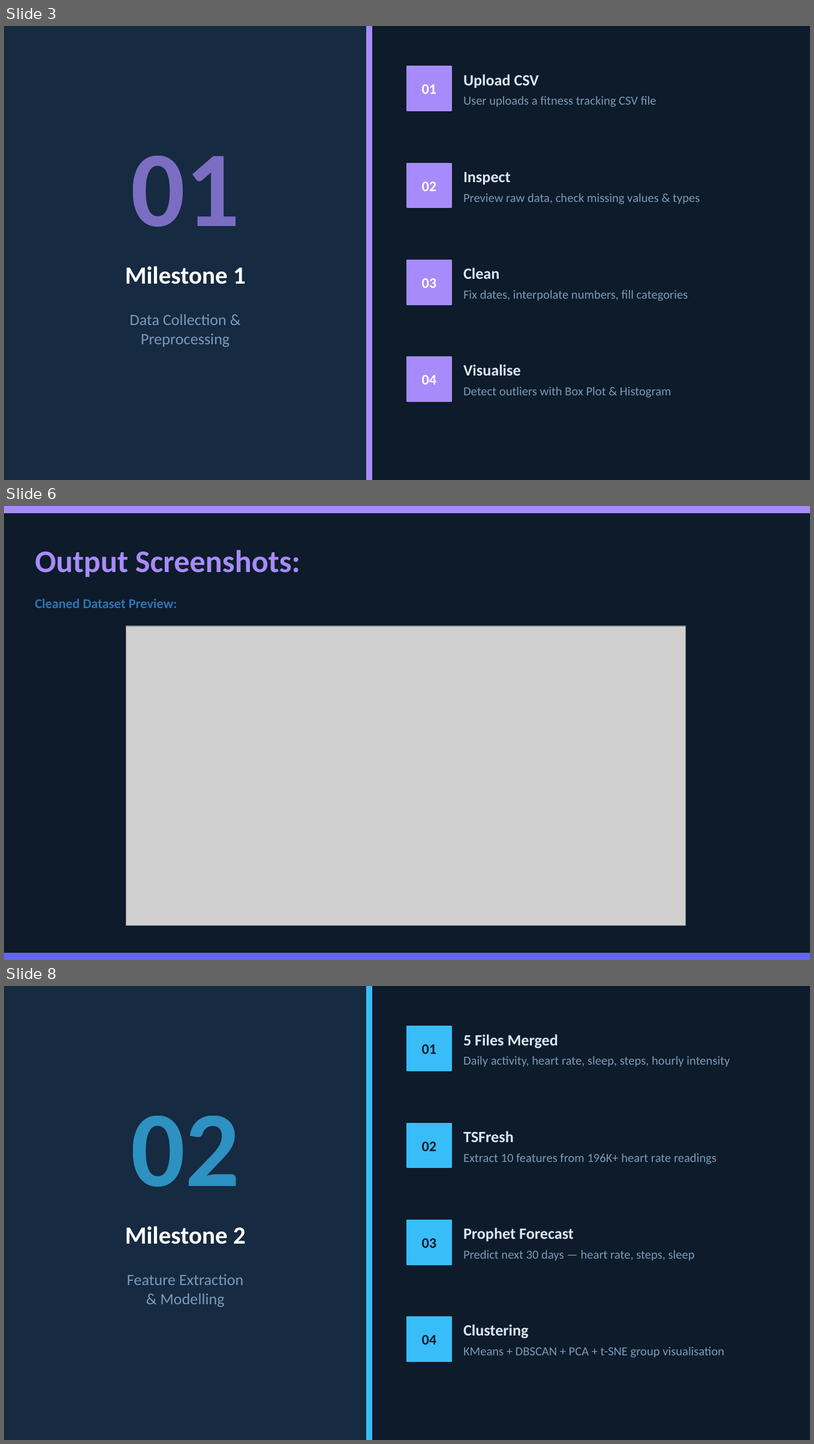
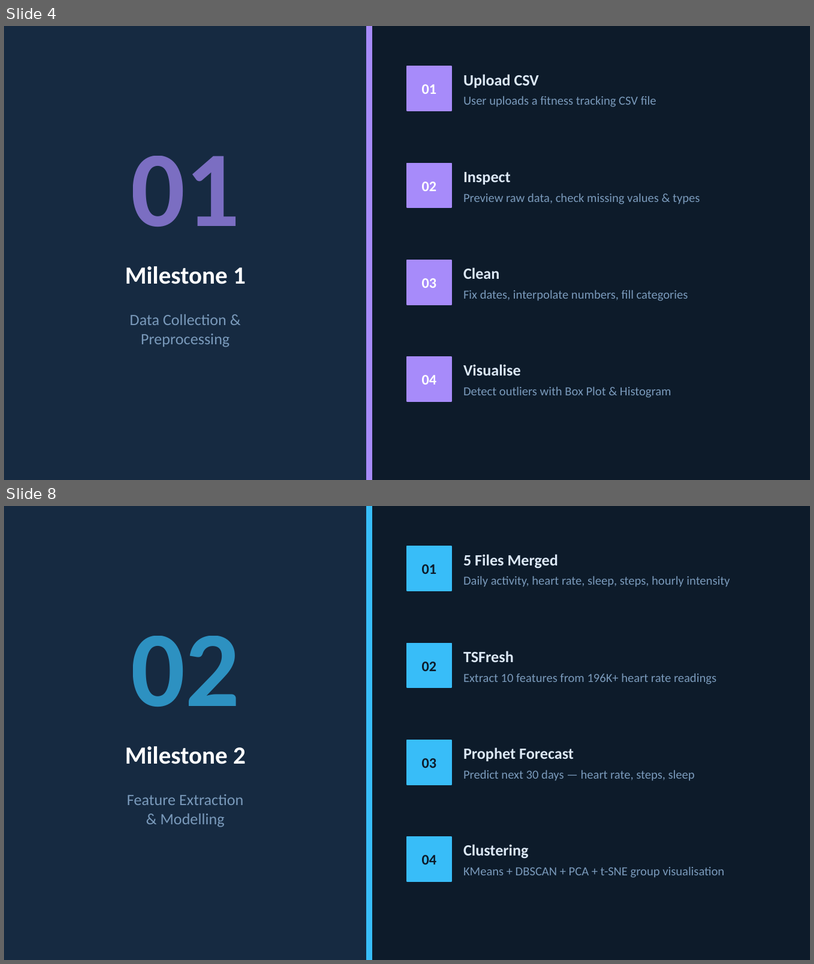
Before and after one commit to Thejomayie09/FitPulse-Health-Anomaly-Detection-from-Fitness-Devices-1, a slide deck: Documentation/Fitpulse_Documentation_final.pptx. Shown one above the other, each under a label of ours: slides 3, 6 and 8 before the commit, slides 4 and 8 after it; the slides between them are not shown. The pictures are 814x1444 and 814x964 pixels, drawn with LibreOffice and Linux fonts; fonts in the diff are those of the drawing; grey boxes stand for pictures. Boxes give left, top, right and bottom in pixels: in the first picture for what was removed or moved away, otherwise in the second. Text is boxed around its words. In the diff, an @@ line names an element or a change of style, - is before the commit and + after.

```diff
--- a/Documentation/Fitpulse_Documentation_final.pptx
+++ b/Documentation/Fitpulse_Documentation_final.pptx
@@ slide 6 removed at (x1=4, y1=506, x2=810, y2=960), background #0D1B2A @@
@@ rectangle removed at (x1=4, y1=506, x2=810, y2=513) @@
@@ text removed at (x1=35, y1=550, x2=300, y2=608) @@
-Output Screenshots:
-Cleaned Dataset Preview:
@@ picture removed at (x1=126, y1=626, x2=686, y2=925) @@
@@ rectangle removed at (x1=4, y1=953, x2=810, y2=959) @@
@@ what was slide 3 is now slide 4 @@
```
Also in this commit, not shown: 2 slides changed, 3 slides added, 2 other slides removed.
